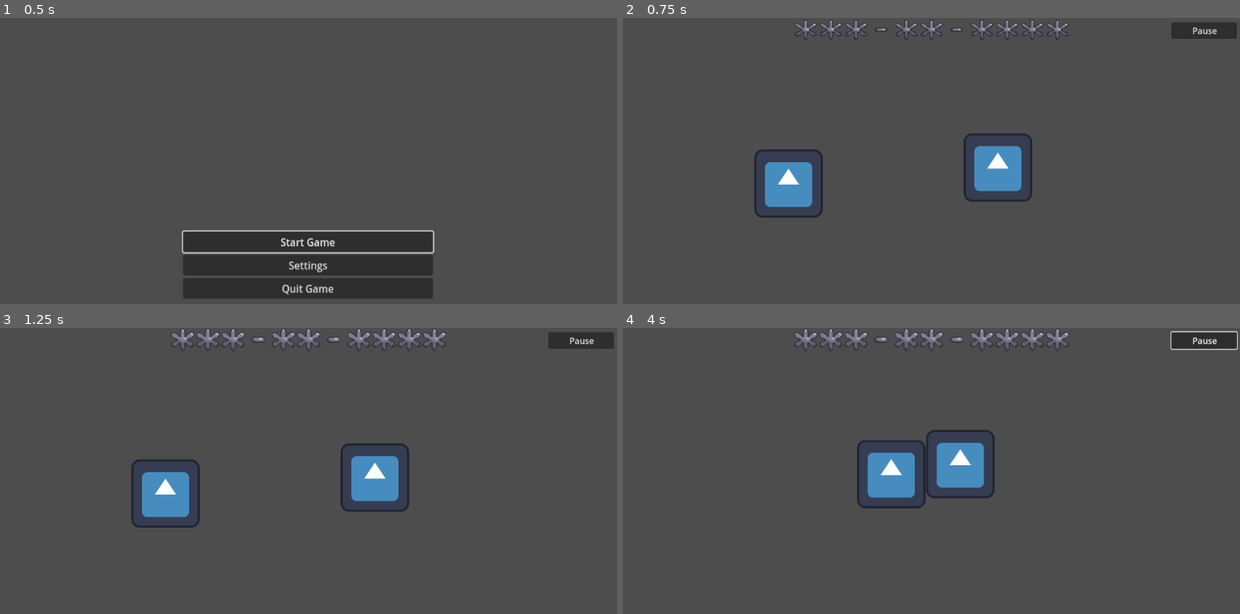
Above: before the commit, frames 1-4 (two rows, left to right).
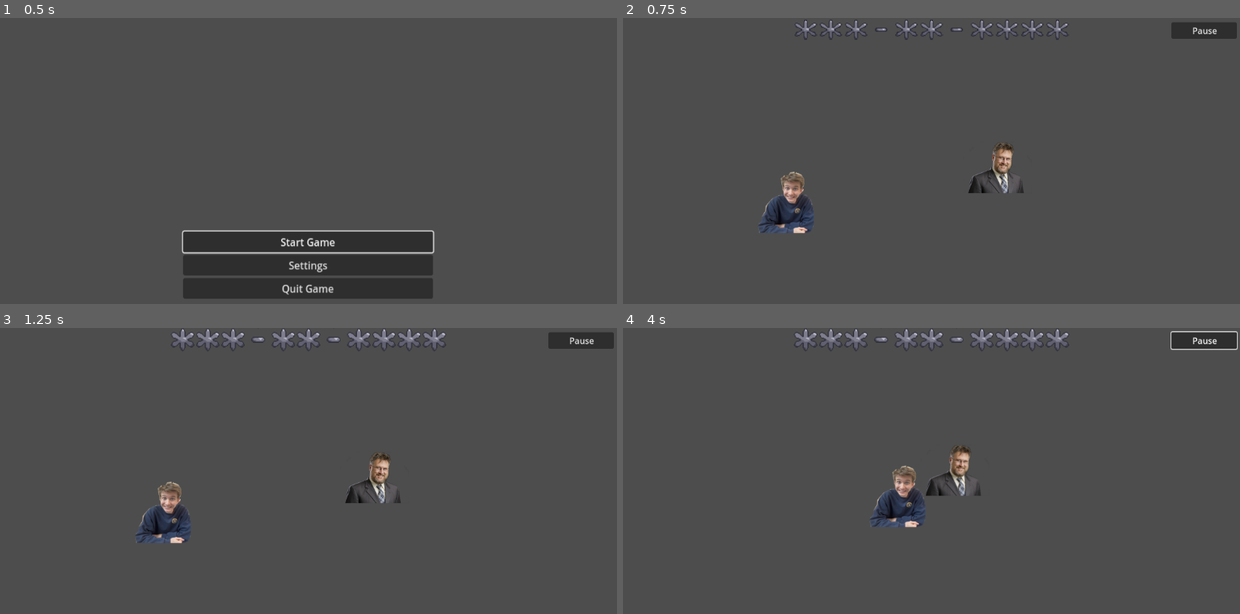
Above: after the commit, the same moments.

Repository: gabcorn/Project1-ECEN4273
Game: Godot game, scene res://Game_Logic_and_UI/main_menu.tscn
Same seed, same stepped clock (60 frames per second), same inputs: the game is played once before the commit and once after it. The engine's default icon, where the game draws it, is replaced by a stand-in: a white triangle on a blue panel in a dark square.
Inputs:
- Up to frame 1 (0.5 s): no input
- Up to frame 2 (0.75 s): click "Start Game" at 0.5 s
- Up to frame 3 (1.25 s): no input
- Up to frame 4 (4 s): click "Pause" at 1.25 s; click "Return to Play" at 2 s; hold Right (Right) from 2.78 s (still down); tap Up (Up) at 3.02, 3.77 s

Frame 1 is identical in both runs. In frame 2, 3.6% of the frame differs, in the area x 21-67%, y 40-76%; in frame 3, 3.6%; in frame 4, 3.8%, in the area x 37-61%, y 35-70%.

Commit message:
Added sprites

Diff:
--- a/Character_Related/player_scene.tscn
+++ b/Character_Related/player_scene.tscn
@@ -2,24 +2,25 @@
 
 [ext_resource type="Script" path="res://Character_Related/movement.gd" id="1_6n7k2"]
 [ext_resource type="Script" path="res://Game_Logic_and_UI/collision_shape_2d.gd" id="2_0wx1w"]
-[ext_resource type="Texture2D" uid="uid://bkq1ogt7ncr5w" path="res://icon.svg" id="3_cs2yf"]
+[ext_resource type="Texture2D" uid="uid://bc27iocclbcc4" path="res://holland_low.png" id="3_d7kkp"]
 [ext_resource type="PackedScene" uid="uid://e2mcqvuxloy0" path="res://Game_Logic_and_UI/health_bar.tscn" id="4_1ydvr"]
 
 [sub_resource type="RectangleShape2D" id="RectangleShape2D_s8xrf"]
-size = Vector2(118.75, 116.5)
+size = Vector2(106.75, 117)
 
 [node name="Player" type="CharacterBody2D"]
 position = Vector2(-74, -48)
 script = ExtResource("1_6n7k2")
 
 [node name="CollisionShape2D" type="CollisionShape2D" parent="."]
-position = Vector2(74.625, 46.75)
+position = Vector2(68.625, 82.5)
 shape = SubResource("RectangleShape2D_s8xrf")
 script = ExtResource("2_0wx1w")
 
 [node name="Sprite2D" type="Sprite2D" parent="."]
-position = Vector2(73, 48)
-texture = ExtResource("3_cs2yf")
+position = Vector2(75, 70.75)
+scale = Vector2(0.921875, 0.827485)
+texture = ExtResource("3_d7kkp")
 
 [node name="CanvasLayer" type="CanvasLayer" parent="."]
 
--- a/Character_Related/villain.tscn
+++ b/Character_Related/villain.tscn
@@ -1,19 +1,20 @@
 [gd_scene load_steps=5 format=3 uid="uid://blqpjlglprcso"]
 
 [ext_resource type="Script" path="res://Character_Related/villain_logic.gd" id="1_hcutg"]
-[ext_resource type="Texture2D" uid="uid://bkq1ogt7ncr5w" path="res://icon.svg" id="2_37oka"]
+[ext_resource type="Texture2D" uid="uid://btxtumqquodxt" path="res://lannan_low.png" id="2_1nl2m"]
 [ext_resource type="PackedScene" uid="uid://e2mcqvuxloy0" path="res://Game_Logic_and_UI/health_bar.tscn" id="3_aw7wf"]
 
 [sub_resource type="RectangleShape2D" id="RectangleShape2D_hv7tk"]
-size = Vector2(128, 128)
+size = Vector2(105, 98)
 
 [node name="Villain" type="CharacterBody2D"]
 script = ExtResource("1_hcutg")
 
 [node name="CollisionShape2D" type="CollisionShape2D" parent="."]
+position = Vector2(-0.5, 1)
 shape = SubResource("RectangleShape2D_hv7tk")
 
 [node name="Sprite2D" type="Sprite2D" parent="."]
-texture = ExtResource("2_37oka")
+texture = ExtResource("2_1nl2m")
 
 [node name="Health_Bar" parent="." instance=ExtResource("3_aw7wf")]
Binary file added: holland_low.png
Not shown, added: holland_low.png.import
Binary file added: lannan_low.png
Not shown, added: lannan_low.png.import
Binary file added: lannan_low_angry.png
Not shown, added: lannan_low_angry.png.import
